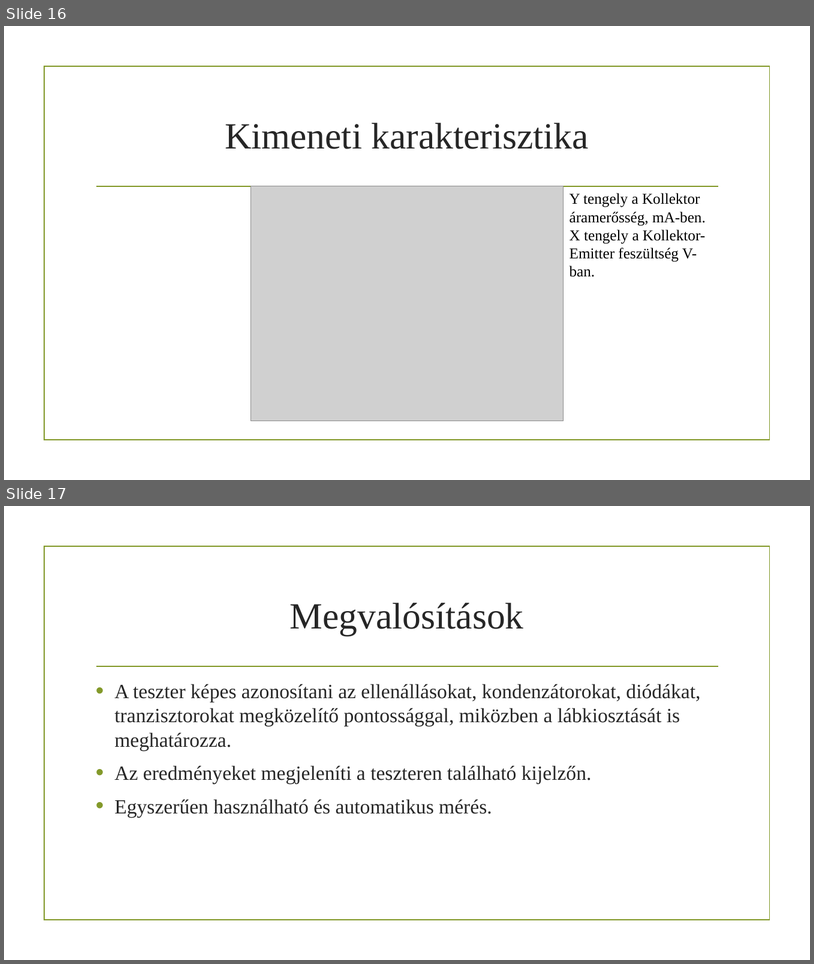
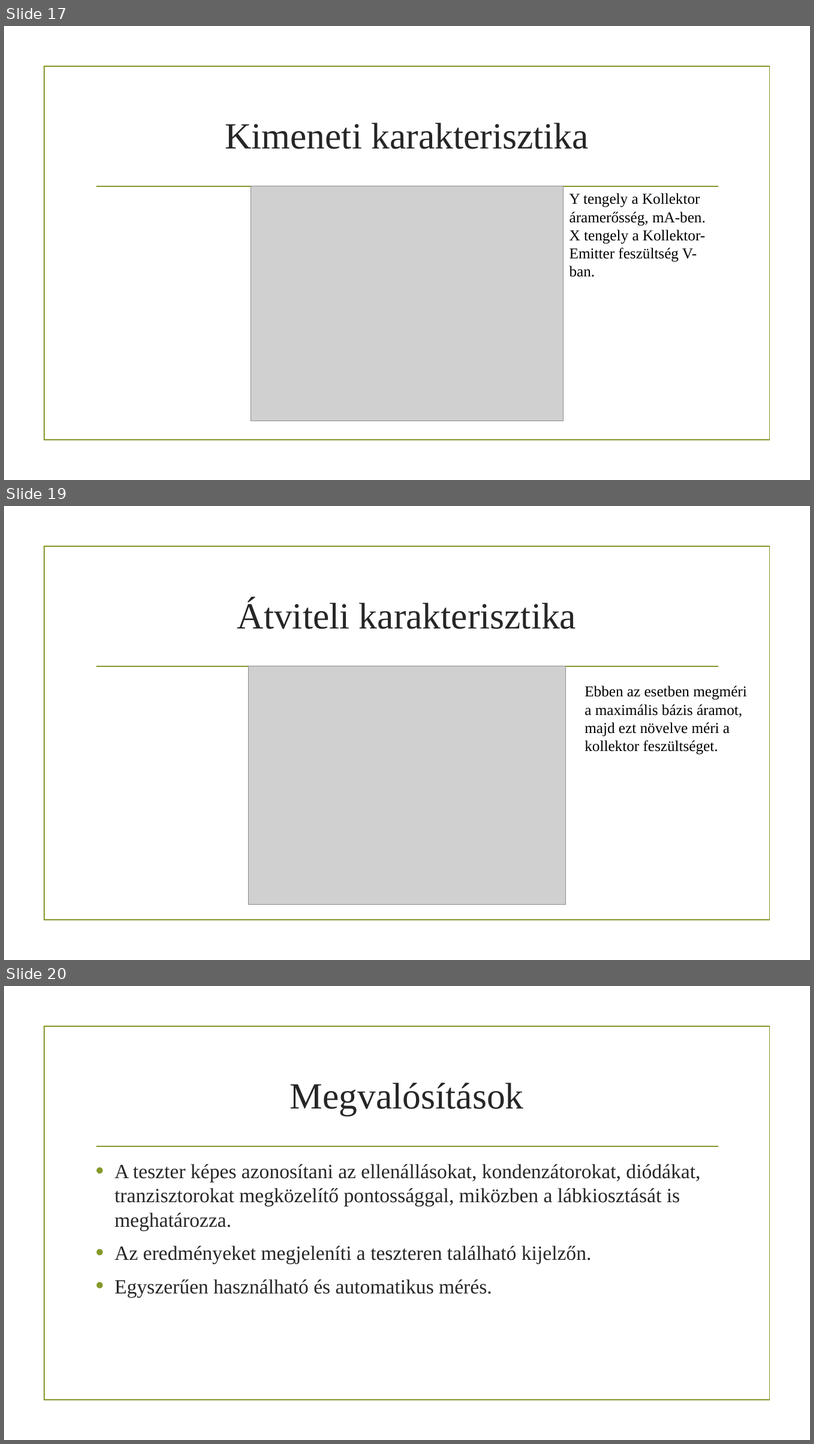
Before and after one commit to LukacsBotond/Allamvizsga, a slide deck: Doc/Lukacs_Botond_prezentacio.pptx. Shown one above the other, each under a label of ours: slides 16 and 17 before the commit, slides 17, 19 and 20 after it; the slides between them are not shown. The pictures are 814x964 and 814x1444 pixels, drawn with LibreOffice and Linux fonts; fonts in the diff are those of the drawing; grey boxes stand for pictures; background and template pictures are left out. Boxes give left, top, right and bottom in pixels: in the first picture for what was removed or moved away, otherwise in the second. Text is boxed around its words. In the diff, an @@ line names an element or a change of style, - is before the commit and + after.

```diff
--- a/Doc/Lukacs_Botond_prezentacio.pptx
+++ b/Doc/Lukacs_Botond_prezentacio.pptx
@@ slide 19 added at <box>4,506,810,960</box>, background picture (left out); not listed: 2 template elements that a slide beside it also shows @@
@@ title added at <box>237,600,576,629</box>, 44 pt, text #262626 @@
+Átviteli karakterisztika
@@ picture added at <box>249,666,566,904</box> @@
@@ text added at <box>585,685,747,754</box>, 18 pt, text #000000 @@
+Ebben az esetben megméri a maximális bázis áramot, majd ezt növelve méri a kollektor feszültséget.
@@ what was slide 16 is now slide 17 @@
@@ what was slide 17 is now slide 20 @@
```
Also in this commit, not shown: 1 slide changed, 2 other slides added.
